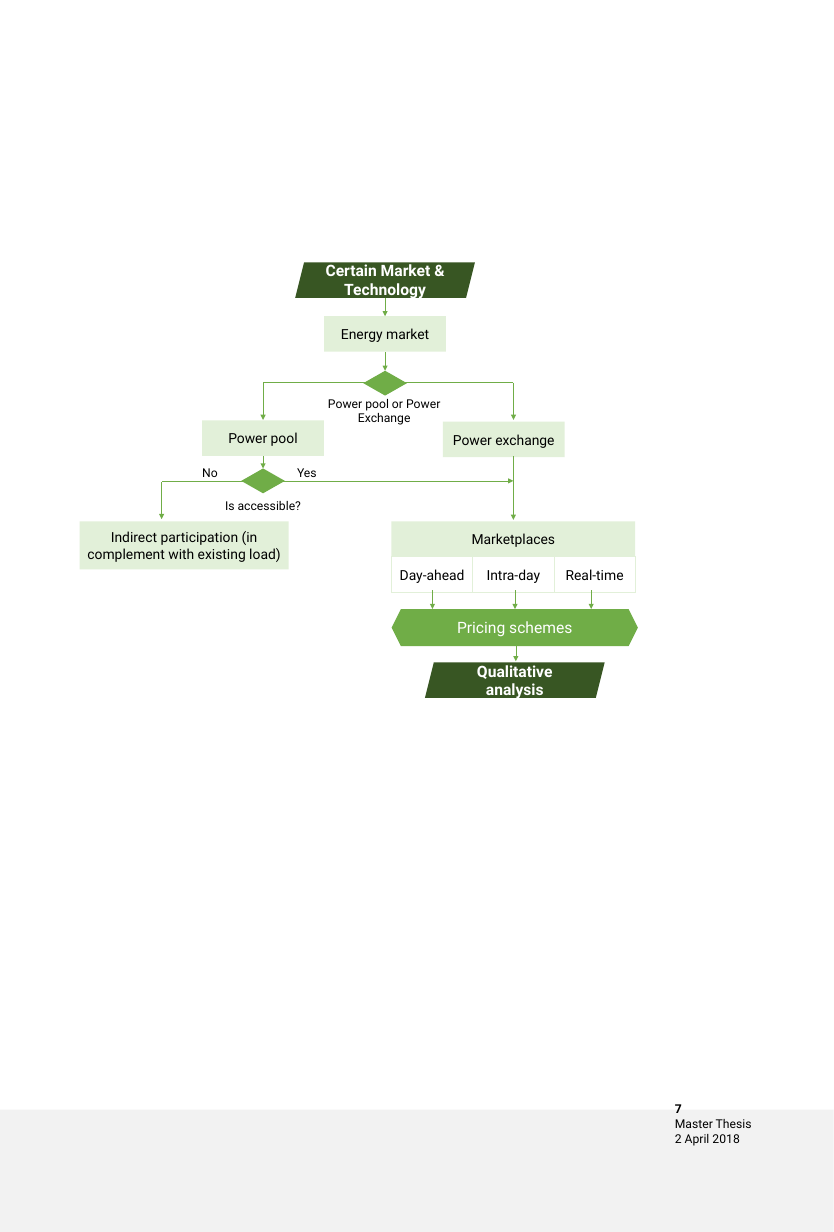
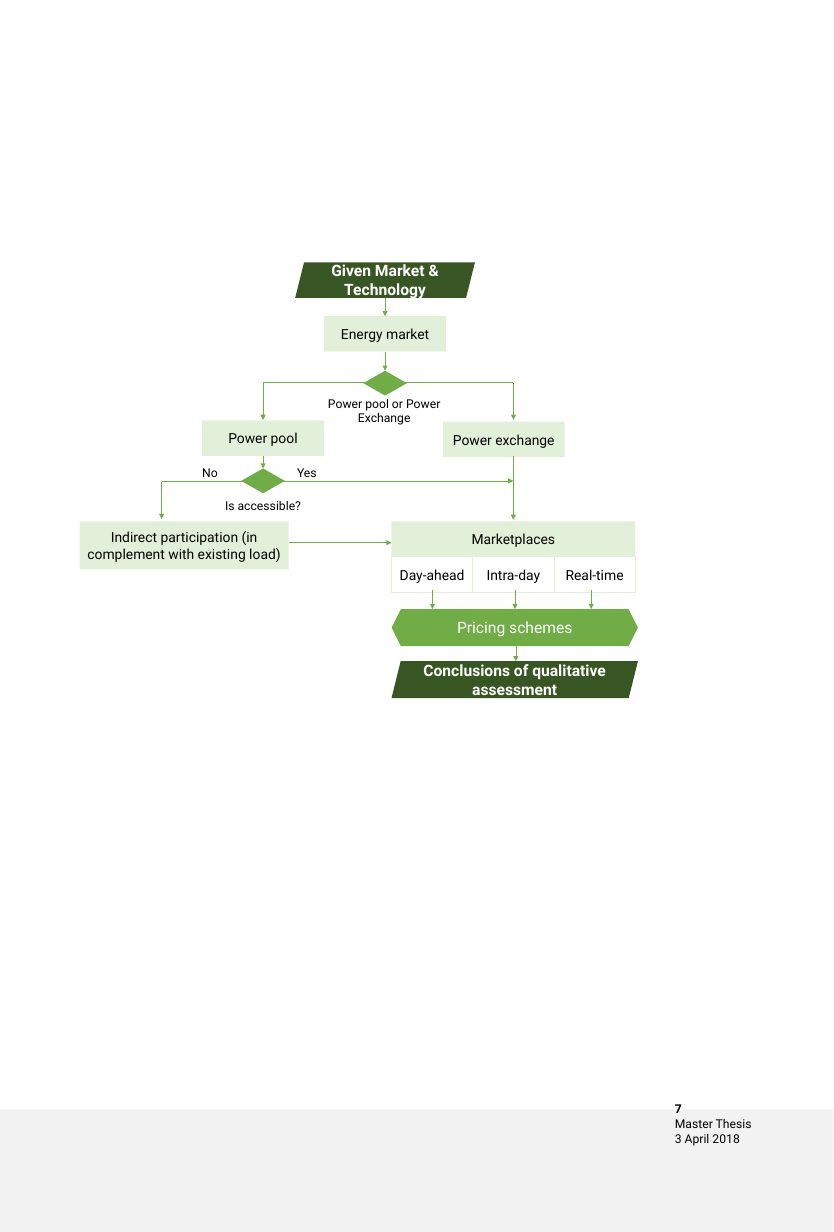
Before and after one commit to fxleos/FXLeibility, a slide deck: slide 7 of WriteUp/Figures/MarketIllustrations.pptx. Drawn at 834x1232 pixels with LibreOffice and Linux fonts; fonts in the diff are those of the drawing; background and template pictures are left out. Boxes give left, top, right and bottom in pixels: in the first picture for what was removed or moved away, otherwise in the second. Text is boxed around its words. In the diff, an @@ line names an element or a change of style, - is before the commit and + after.

```diff
--- a/WriteUp/Figures/MarketIllustrations.pptx
+++ b/WriteUp/Figures/MarketIllustrations.pptx
@@ text in parallelogram at (331,264,426,300): text changed @@
-Certain Market & Technology
+Given Market & Technology
@@ arrow added from (288, 542) to (392, 542), #70AD47 0.5 pt @@
@@ parallelogram "Conclusions of qualitative assessment": place and size @@
-parallelogram "Conclusions of qualitative assessment" at (425,663,604,698)
+parallelogram "Conclusions of qualitative assessment" at (392,661,638,698)
@@ text in parallelogram at (423,664,606,700): text changed @@
-Qualitative analysis
+Conclusions of qualitative assessment
@@ text at (675,1134,739,1146): text changed @@
-2 April 2018
+3 April 2018
```
Also in this commit, not shown: 3 other slides changed, 30 other files.
